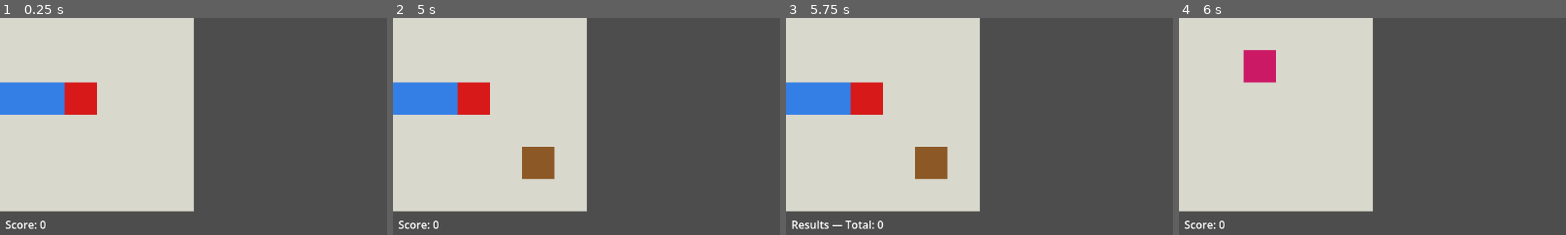
Above: before the commit, frames 1-4 (left to right).
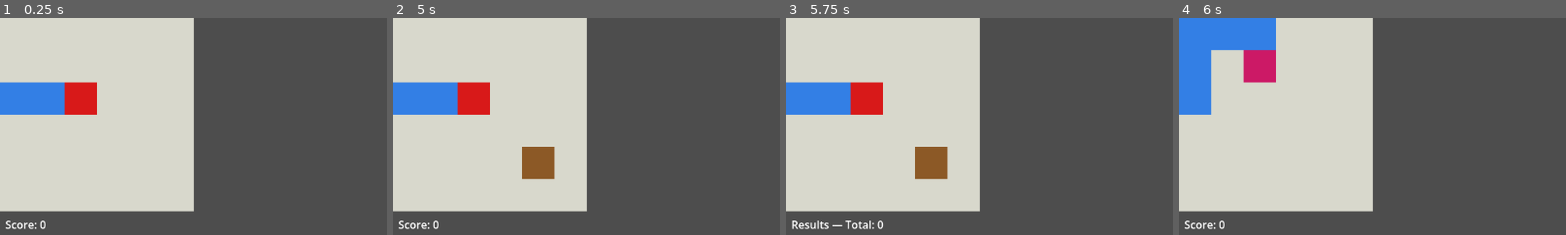
Above: after the commit, the same moments.

Repository: disun001/daschund-game
Game: Godot game, scene res://scenes/game_board.tscn
Same seed, same stepped clock (60 frames per second), same inputs: the game is played once before the commit and once after it.
Inputs (mouse positions are % of the whole screen's width and height, from its top left):
- Up to frame 1 (0.25 s): no input
- Up to frame 2 (5 s): tap Enter at 0.5, 2, 3.5 s; move the mouse to (72, 45) at 0.52 s; hold Shift 0.53-1.25 s; click (72, 45) at 0.67 s; tap Space at 1.25, 2.75, 4.25 s; drag from (30, 55) to (45, 70) at 1.27 s; move the mouse to (60, 28) at 2.02 s; tap Ctrl at 2.1 s; click (60, 28) at 2.17 s; drag from (45, 70) to (20, 35) at 2.77 s; move the mouse to (80, 65) at 3.52 s; tap Alt at 3.6 s; click (80, 65) at 3.67 s; drag from (20, 35) to (35, 25) at 4.27 s
- Up to frame 3 (5.75 s): click "Done" at 5 s
- Up to frame 4 (6 s): click "Next board" at 5.75 s
The pictures show only the part of the screen within x 0-50%, y 0-50%; the shares and areas given below are measured in that part.

Frames 1-3 are identical in both runs. In frame 4, 6.3% of the frame differs, in the area x 0-26%, y 0-45%.

Commit message:
Make board 2 playable: add Water anchors around Cherry (#7)

Diff:
--- a/scripts/boards/board_catalog.gd
+++ b/scripts/boards/board_catalog.gd
@@ -13,11 +13,11 @@
 			"......",
 			"......",
 		], 8),
-		# 2. Corner pocket with a Cherry.
+		# 2. Water-cornered pocket with a Cherry.
 		BoardData.new([
-			"......",
-			"..C...",
-			"......",
+			"WWW...",
+			"W.C...",
+			"W.....",
 			"......",
 			"......",
 			"......",
--- a/tests/test_board_catalog.gd
+++ b/tests/test_board_catalog.gd
@@ -21,7 +21,7 @@
 ## Expected values are independent literals, not read back from the catalog.
 const EXPECTED := [
 	{"size": Vector2i(6, 6), "cap": 8, "cells": {Vector2i(0, 2): Cell.WATER, Vector2i(1, 2): Cell.WATER, Vector2i(2, 2): Cell.APPLE}},
-	{"size": Vector2i(6, 6), "cap": 8, "cells": {Vector2i(2, 1): Cell.CHERRY}},
+	{"size": Vector2i(6, 6), "cap": 8, "cells": {Vector2i(0, 0): Cell.WATER, Vector2i(1, 0): Cell.WATER, Vector2i(2, 0): Cell.WATER, Vector2i(0, 1): Cell.WATER, Vector2i(2, 1): Cell.CHERRY, Vector2i(0, 2): Cell.WATER}},
 	{"size": Vector2i(6, 6), "cap": 9, "cells": {Vector2i(1, 1): Cell.WATER, Vector2i(2, 1): Cell.WATER, Vector2i(1, 2): Cell.WATER, Vector2i(2, 2): Cell.WATER, Vector2i(4, 2): Cell.BEE, Vector2i(2, 4): Cell.APPLE}},
 	{"size": Vector2i(6, 6), "cap": 8, "cells": {Vector2i(0, 0): Cell.WATER, Vector2i(0, 1): Cell.WATER, Vector2i(0, 2): Cell.WATER, Vector2i(0, 3): Cell.WATER, Vector2i(0, 4): Cell.WATER, Vector2i(1, 2): Cell.BEE, Vector2i(2, 2): Cell.CHERRY}},
 	{"size": Vector2i(6, 6), "cap": 10, "cells": {Vector2i(2, 0): Cell.WATER, Vector2i(3, 0): Cell.WATER, Vector2i(2, 1): Cell.APPLE, Vector2i(3, 4): Cell.APPLE, Vector2i(2, 5): Cell.WATER, Vector2i(3, 5): Cell.WATER}},
